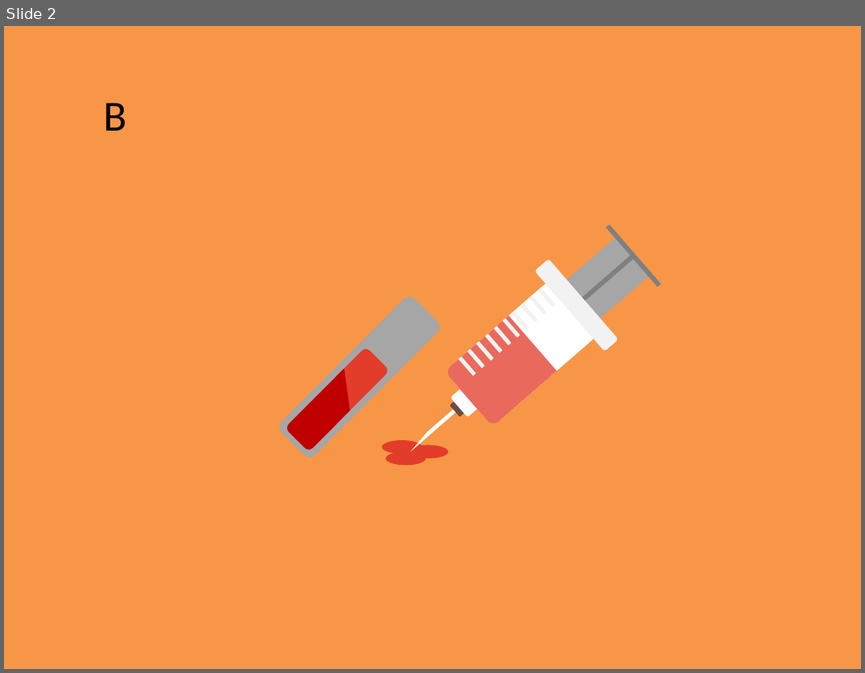
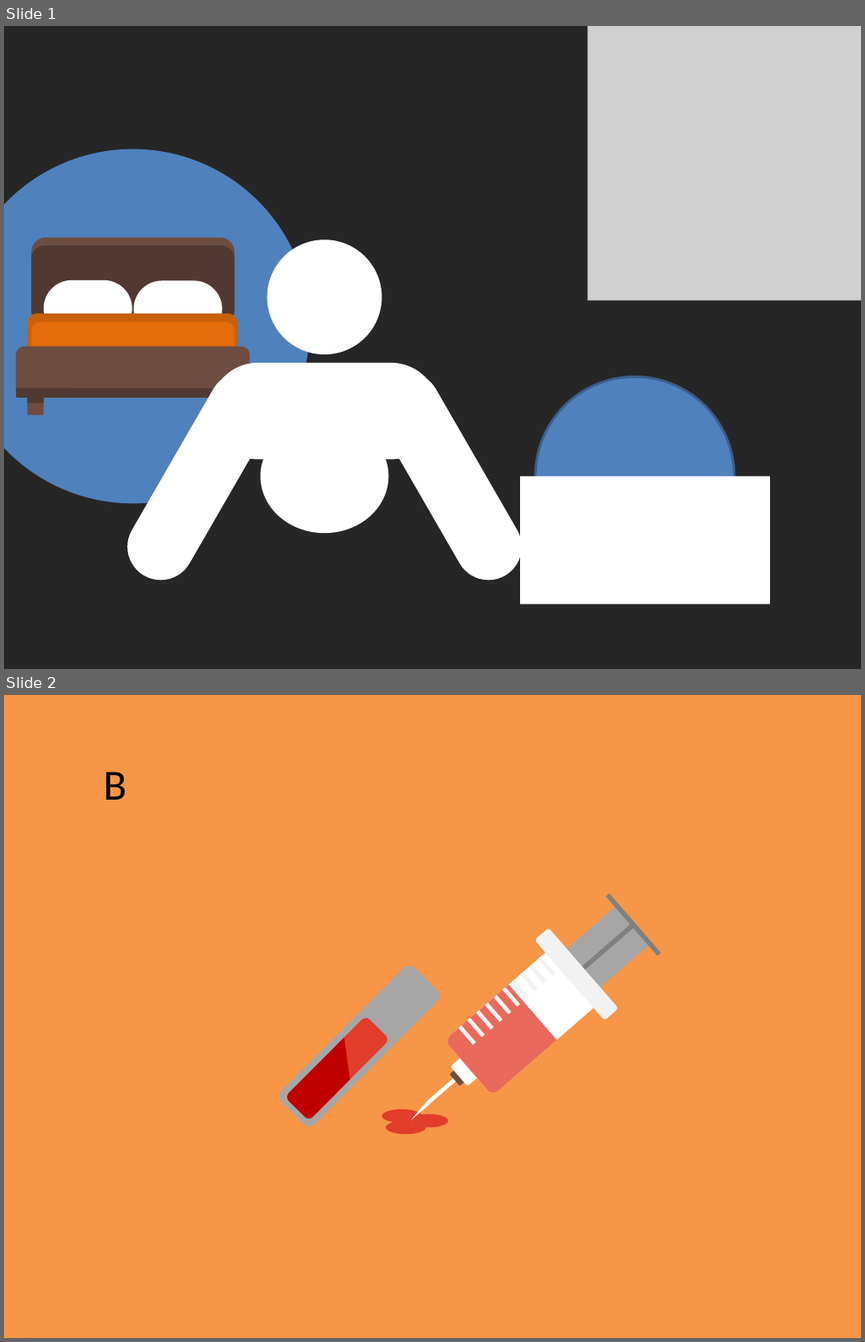
Before and after one commit to gustavogitzel/Discussex, a slide deck: Rascunhos/Imagens IST.pptx. Shown one above the other, each under a label of ours: slide 2 before the commit, slides 1 and 2 after it. The pictures are 865x673 and 865x1342 pixels, drawn with LibreOffice and Linux fonts; fonts in the diff are those of the drawing; grey boxes stand for pictures. Boxes give left, top, right and bottom in pixels: in the first picture for what was removed or moved away, otherwise in the second. Text is boxed around its words. In the diff, an @@ line names an element or a change of style, - is before the commit and + after.

```diff
--- a/Rascunhos/Imagens IST.pptx
+++ b/Rascunhos/Imagens IST.pptx
@@ slide 1 added at <box>4,26,861,669</box>, background #262626 @@
@@ picture added at <box>587,26,861,301</box> @@
@@ ellipse added at <box>267,239,382,354</box>, fill #FFFFFF @@
@@ rounded rectangle added at <box>115,360,288,592</box>, fill #FFFFFF @@
@@ rounded rectangle added at <box>210,363,439,460</box>, fill #FFFFFF @@
@@ rounded rectangle added at <box>362,360,534,592</box>, fill #FFFFFF @@
@@ ellipse added at <box>535,376,734,575</box>, fill #4F81BD, outline #3A5F8C 2 pt @@
@@ group added at <box>4,149,310,503</box>: 8 rounded rectangles, 3 rectangles, 1 ellipse @@
@@ ellipse added at <box>260,420,389,533</box>, fill #FFFFFF @@
@@ rectangle added at <box>520,476,769,603</box>, fill #FFFFFF @@
@@ line added from (535, 476) to (734, 476), #4B7EBC 0.75 pt @@
```
Also in this commit, not shown: 2 slides changed, 1 slide removed, 2 other files.
